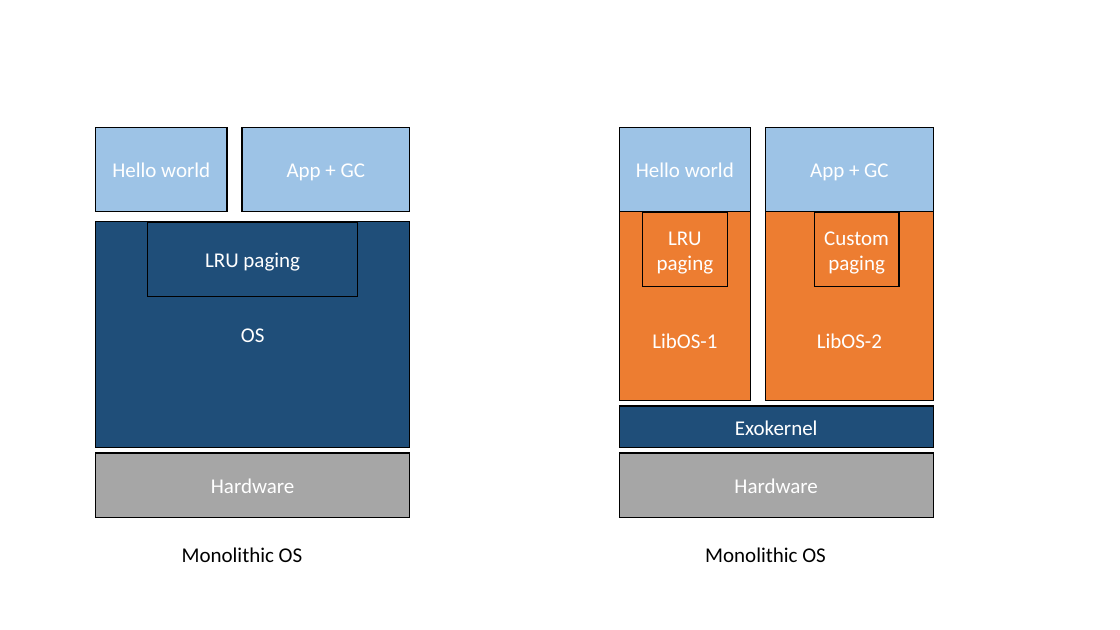
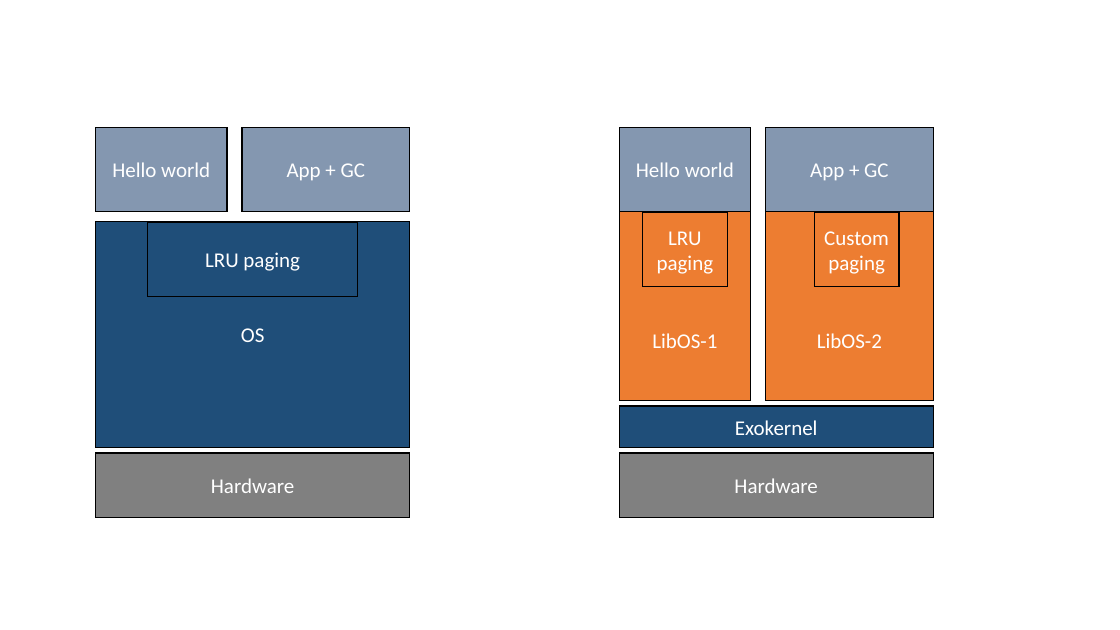
Before and after one commit to aghosn/CandidacyPresentation, a slide deck: slide 4 of old/Figures/figExo.pptx. Drawn at 1120x630 pixels with LibreOffice and Linux fonts; fonts in the diff are those of the drawing. Boxes give left, top, right and bottom in pixels: in the first picture for what was removed or moved away, otherwise in the second. Text is boxed around its words. In the diff, an @@ line names an element or a change of style, - is before the commit and + after.

```diff
--- a/old/Figures/figExo.pptx
+++ b/old/Figures/figExo.pptx
@@ fill #9DC3E6 to #8497B0 in 4 elements at (96,128,227,212), (242,128,409,212), (619,128,750,212), (766,128,933,212) @@
@@ rectangle "Hardware" at (96,453,410,518): fill #A6A6A6 to #808080 @@
@@ rectangle "Hardware" at (619,453,933,518): fill #A6A6A6 to #808080 @@
@@ text removed at (182,547,303,562) @@
-Monolithic OS
@@ text removed at (705,547,826,562) @@
-Monolithic OS
```
Also in this commit, not shown: 7 other slides changed, 1 other file.
